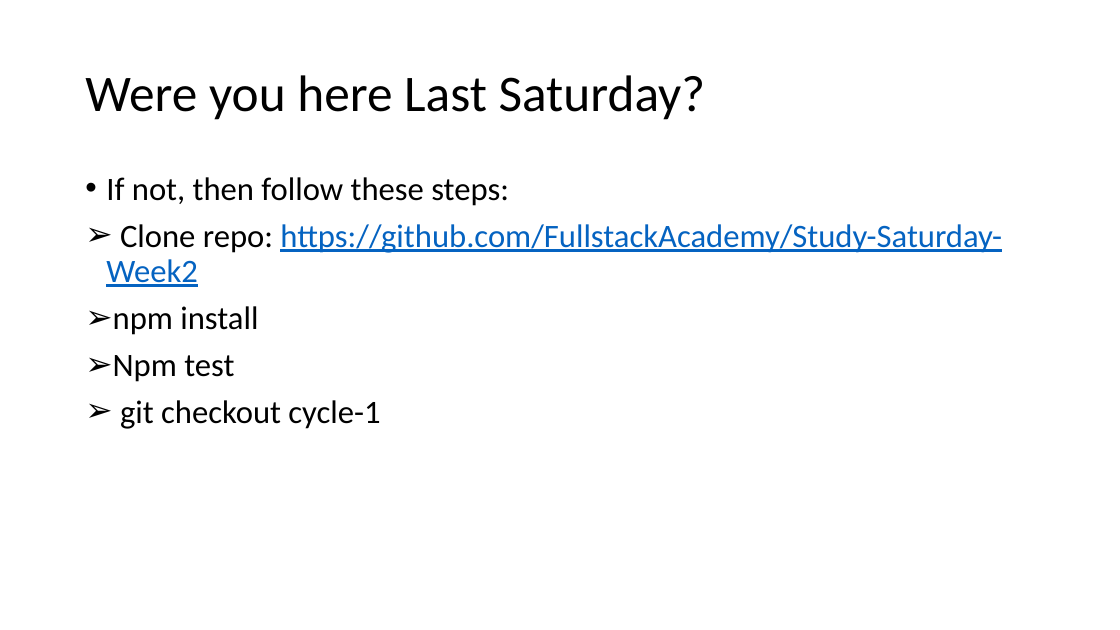
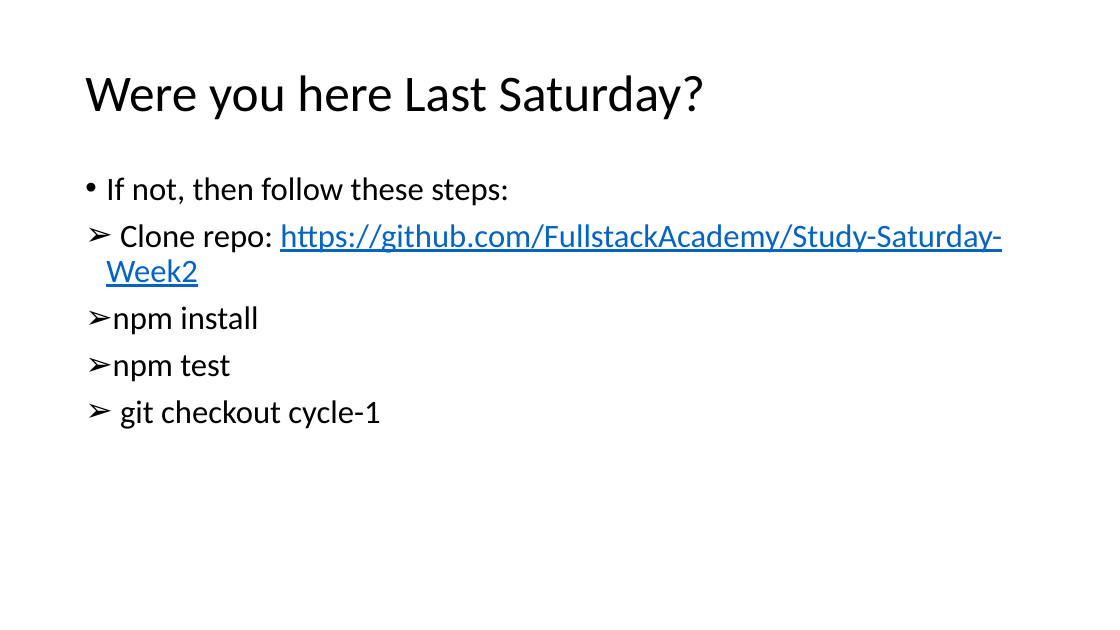
Before and after one commit to FullstackAcademy/Study-Saturday-Express-Sequelize, a slide deck: slide 2 of Study Staurday - w2.pptx. Drawn at 1120x630 pixels with LibreOffice and Linux fonts; fonts in the diff are those of the drawing. Boxes give left, top, right and bottom in pixels: in the first picture for what was removed or moved away, otherwise in the second. Text is boxed around its words. In the diff, an @@ line names an element or a change of style, - is before the commit and + after.

Commit message:
added powerpoint and pdf

```diff
--- a/Study Staurday - w2.pptx
+++ b/Study Staurday - w2.pptx
@@ text at [113,355,230,382]: text changed @@
-➢ Npm test
+➢ npm test
```
Also in this commit, not shown: 1 other file.
